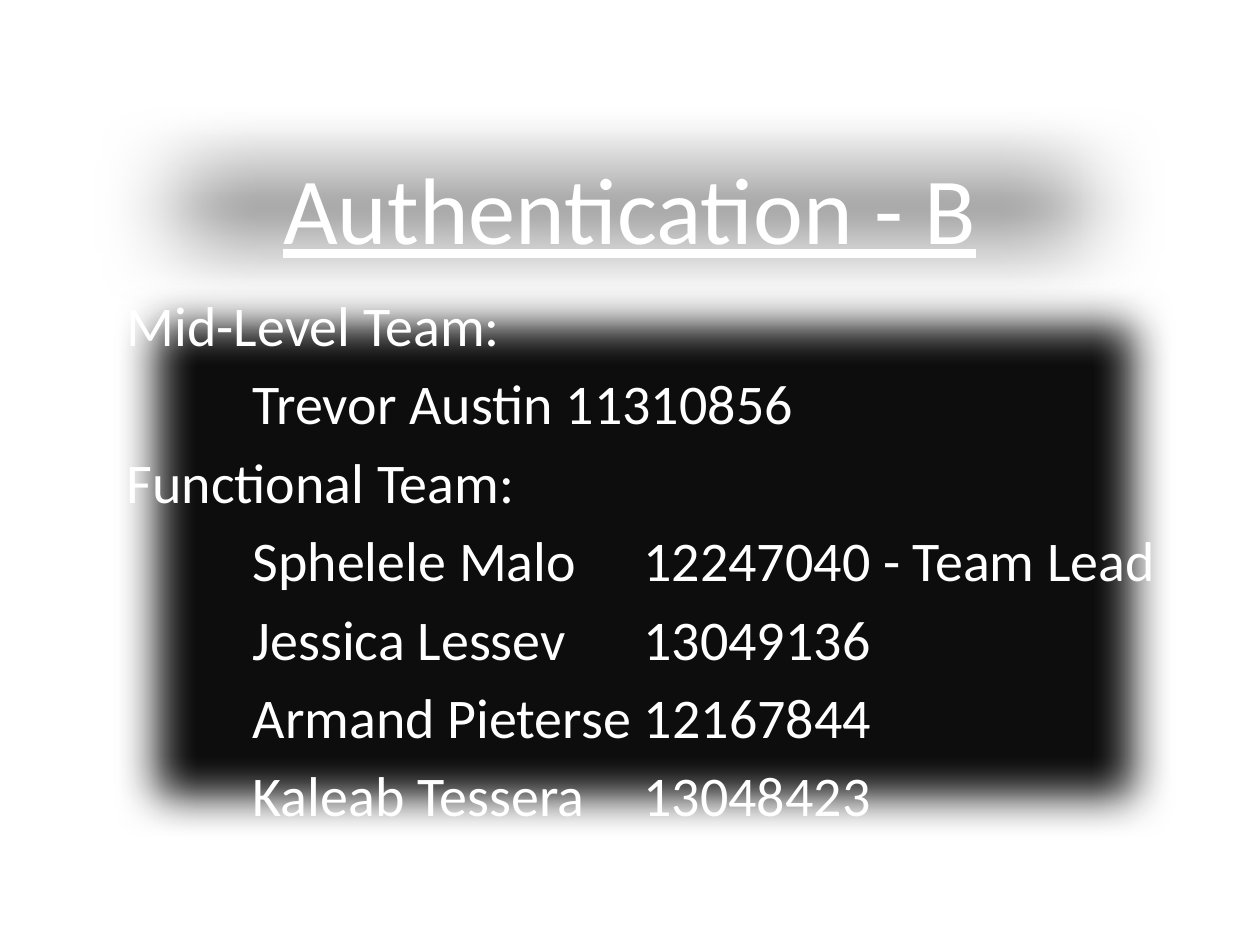
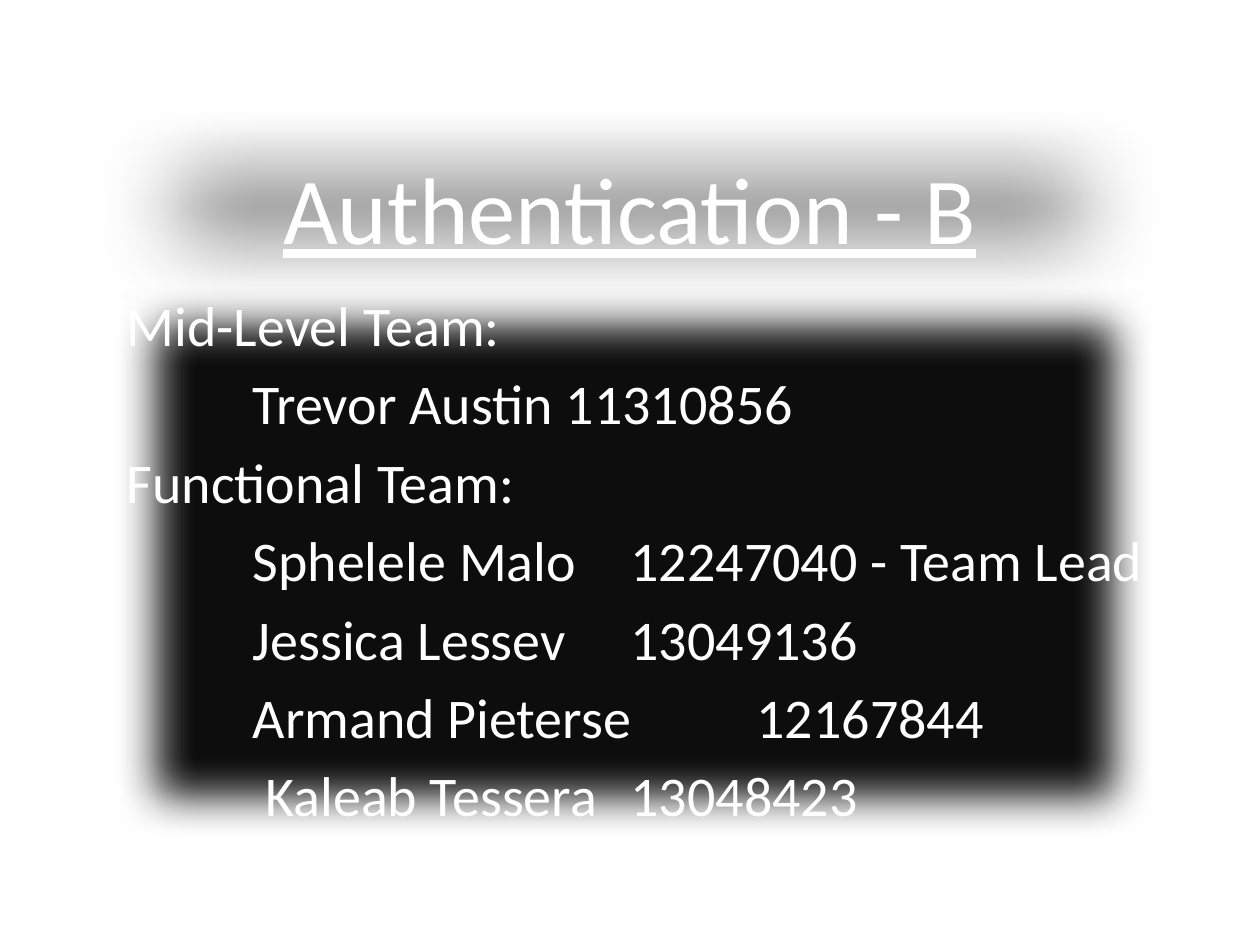
Before and after one commit to BuzzSpaceB/Authorization, a slide deck: slide 1 of Authentication - B.pptx. Drawn at 1260x945 pixels with LibreOffice and Linux fonts; fonts in the diff are those of the drawing; background and template pictures are left out. Boxes give left, top, right and bottom in pixels: in the first picture for what was removed or moved away, otherwise in the second. Text is boxed around its words. In the diff, an @@ line names an element or a change of style, - is before the commit and + after.

```diff
--- a/Authentication - B.pptx
+++ b/Authentication - B.pptx
@@ subtitle "Mid-Level Team:" rewrapped from [127,299,1155,830] to [127,299,1143,830] @@
```
Also in this commit, not shown: 6 slides removed, 1 other file.
